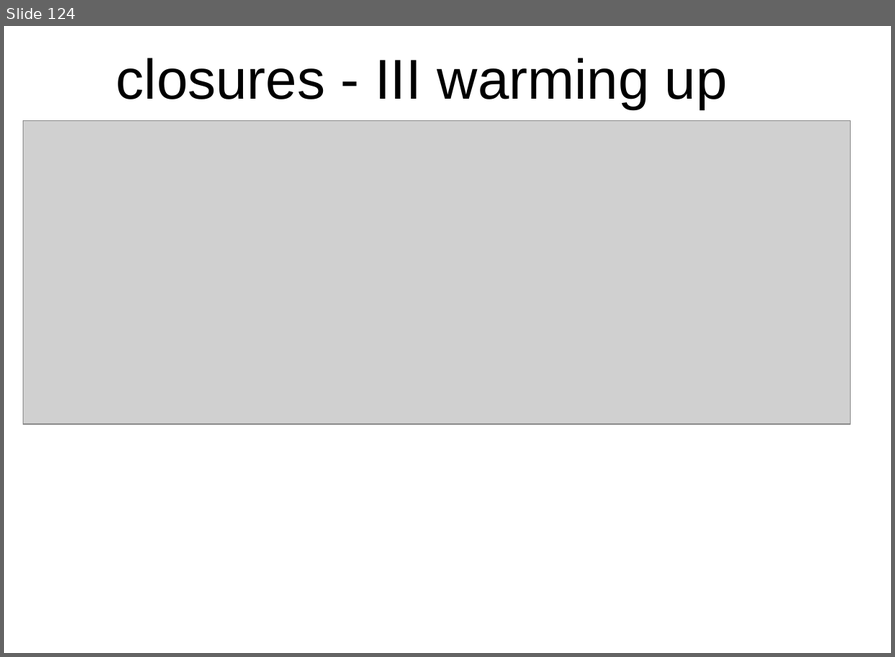
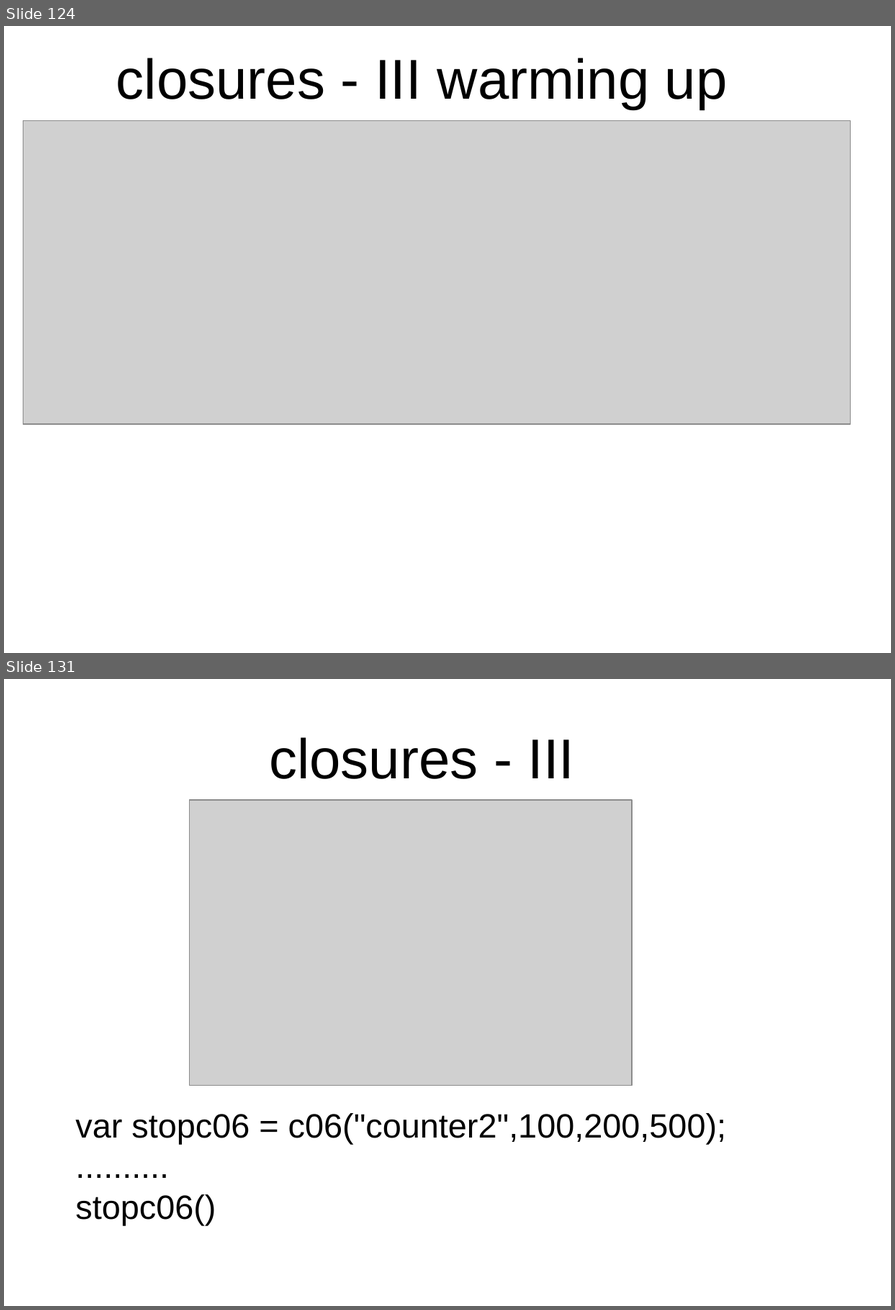
Before and after one commit to peterborkuti/other, a slide deck: JavaScriptBasics/jsbasics-slide.odp. Shown one above the other, each under a label of ours: slide 124 before the commit, slides 124 and 131 after it; the slides between them are not shown. The pictures are 895x657 and 895x1310 pixels, drawn with LibreOffice and Linux fonts; fonts in the diff are those of the drawing; grey boxes stand for pictures; background and template pictures are left out. Boxes give left, top, right and bottom in pixels: in the first picture for what was removed or moved away, otherwise in the second. Text is boxed around its words. In the diff, an @@ line names an element or a change of style, - is before the commit and + after.

```diff
--- a/JavaScriptBasics/jsbasics-slide.odp
+++ b/JavaScriptBasics/jsbasics-slide.odp
@@ slide 131 added at (4, 679, 891, 1306), background #FFFFFF @@
@@ title added at (269, 737, 575, 779), 53.3 pt, text #000000 @@
+closures - III
@@ picture added at (190, 800, 633, 1085) @@
@@ text added at (75, 1113, 726, 1225), 32 pt, text #000000 @@
+var stopc06 = c06("counter2",100,200,500);
+..........
+stopc06()
```
Also in this commit, not shown: 19 other slides added, 1 slide removed, 1 other file.
